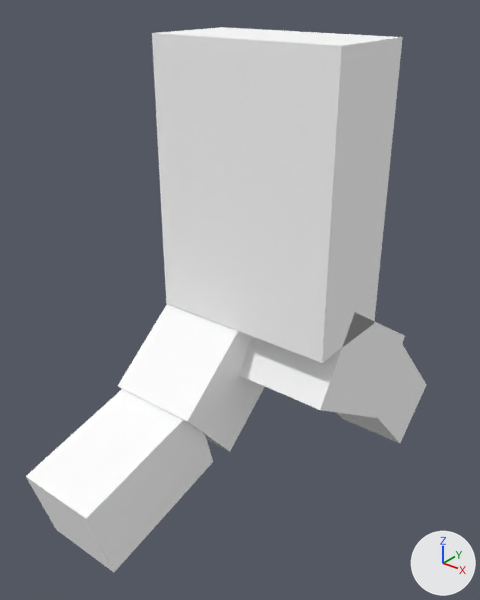
Two versions of the glTF model bin/resources/models/Birdman.gltf, one commit apart.
Before and after are seen from a 50 mm camera at (0.929, -1.276, 1.552) aimed at (-0.046, -0.058, 0.797). Lighting does not change. The marker at lower right points along +X, +Y and +Z. Where no turn or scale is listed for an object, it has been applied to the vertices.

Names of what the first picture shows: 'L_L_Leg', 'L_U_Leg', 'R_L_Leg', 'R_U_Leg', 'Torso.001'.
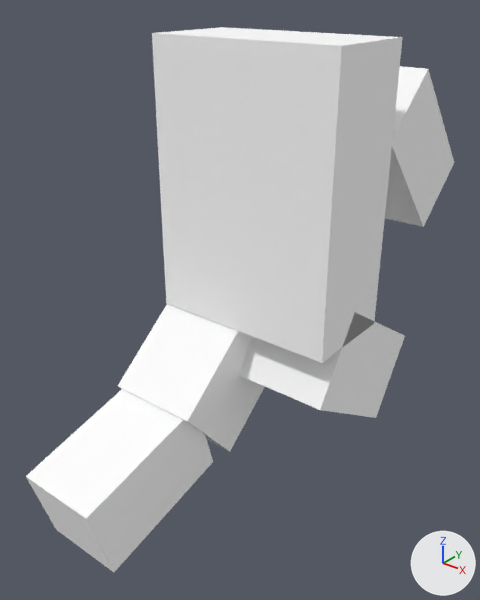
Edits to the bpy script that builds the scene:
```text
Change ob_r_l_leg:
    ob_r_l_leg.location: (0.0, 0.517, 0.243) -> (0.0, 0.484, 1.005)
```

Where the change shows, as pixel boxes [x1, y1, x2, y2] in the pictures (480 x 600 px):
'R_L_Leg', moved
    before: [336, 344, 426, 443]
    after: [385, 66, 454, 227]
